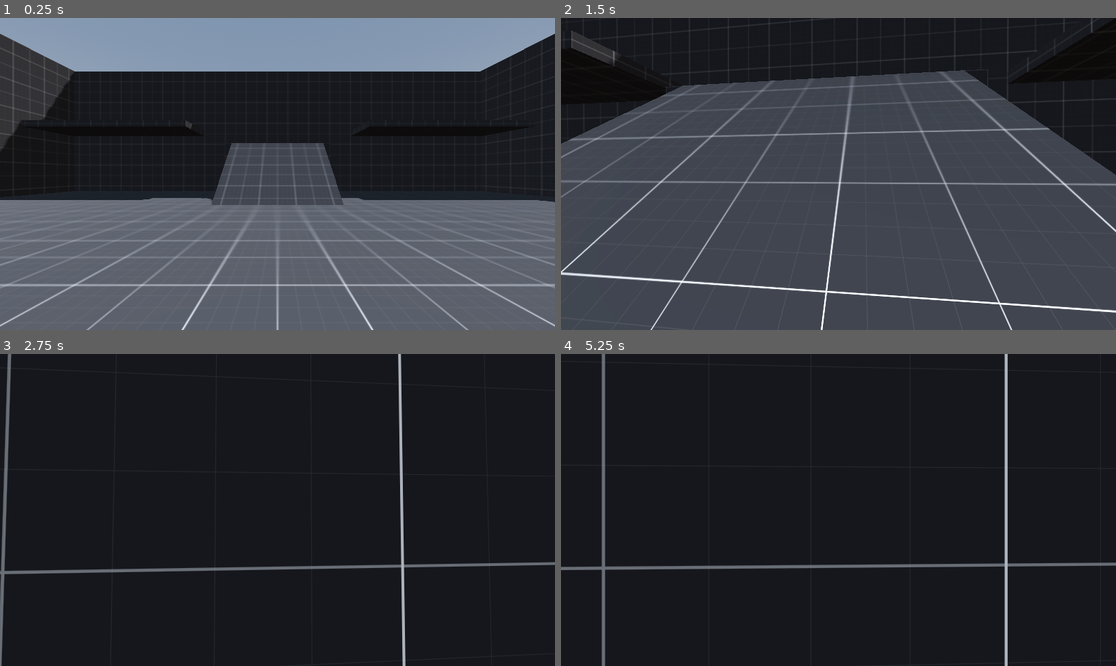
Above: before the commit, frames 1-4 (two rows, left to right).
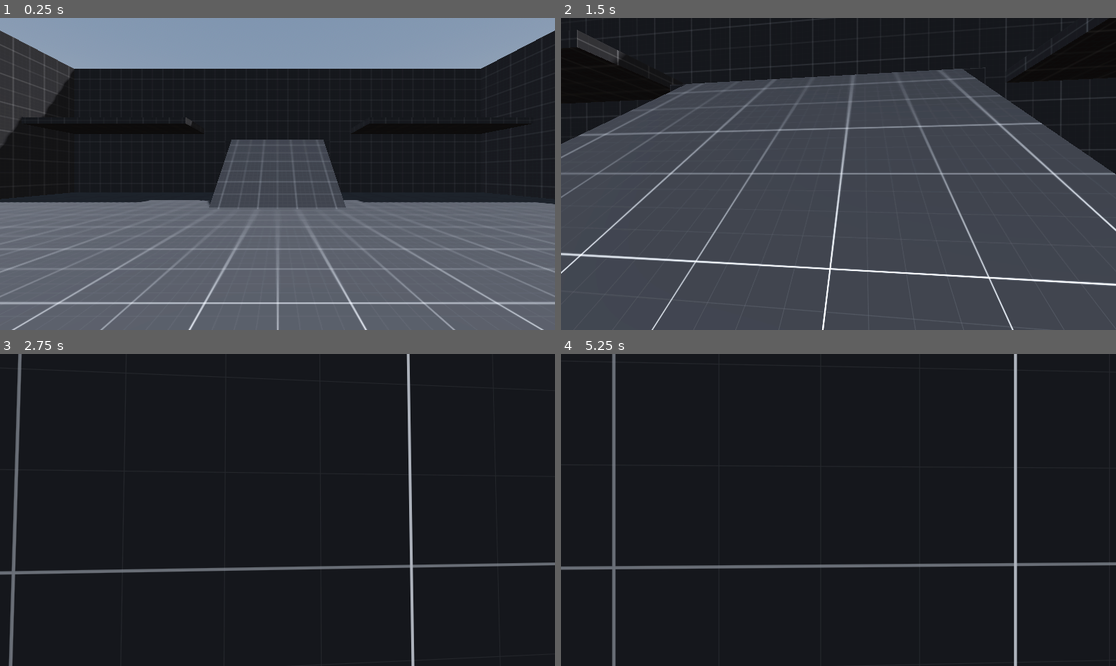
Above: after the commit, the same moments.

Repository: ryushen-tan/GodMode
Game: Godot game, scene res://Levels/Main/L_Main.tscn
Same seed, same stepped clock (60 frames per second), same inputs: the game is played once before the commit and once after it.
Inputs (mouse positions are in pixels of both pictures, inside the frame that each line leads up to):
- Up to frame 1 (0.25 s): no input
- Up to frame 2 (1.5 s): move the mouse to (866, 174) at 0.52 s; hold Shift (sprint) 0.53-1.28 s; hold W (move_forward) from 0.53 s (still down); click (866, 174) at 0.67 s; tap Space (jump) at 0.77 s; move the mouse to (810, 174) at 1.27 s; tap Shift (sprint) at 1.35 s
- Up to frame 3 (2.75 s): keep holding W (move_forward); tap Space (jump) at 1.52 s; move the mouse to (288, 503) at 2.02 s; hold Shift (sprint) from 2.03 s (still down)
- Up to frame 4 (5.25 s): keep holding W (move_forward); move the mouse to (832, 516) at 2.77 s; release Shift (sprint) at 2.78 s; tap Shift (sprint) at 2.85, 4.35 s; click (832, 516) at 2.92 s; tap Space (jump) at 3.02, 3.77, 4.52 s; move the mouse to (877, 513) at 3.52 s; hold Shift (sprint) 3.53-4.28 s; move the mouse to (794, 506) at 4.27 s; move the mouse to (844, 510) at 5.02 s; hold Shift (sprint) from 5.03 s (still down); click (844, 510) at 5.17 s

The runs differ from the first frame. In frame 1, 6.8% of the frame differs, in the area x 0-100%, y 4-100%; in frame 2, 5.9%; in frame 3, 2.9%; in frame 4, 3.2%.

Commit message:
godot file

Diff:
--- a/example_game/godot-FirstPersonStarter-main/Levels/Main/L_Main.tscn
+++ b/example_game/godot-FirstPersonStarter-main/Levels/Main/L_Main.tscn
@@ -69,164 +69,165 @@
 tonemap_mode = 2
 glow_enabled = true
 
-[node name="L_Main" type="Node3D"]
+[node name="L_Main" type="Node3D" unique_id=127289839]
 script = ExtResource("1_km1jj")
 
-[node name="Player" parent="." instance=ExtResource("1_qgept")]
+[node name="Player" parent="." unique_id=77986780 instance=ExtResource("1_qgept")]
 transform = Transform3D(1, 0, 0, 0, 1, 0, 0, 0, 1, 0, 2, 0)
 
-[node name="ArenaGeometry" type="Node3D" parent="."]
-
-[node name="Floor" parent="ArenaGeometry" instance=ExtResource("1_yb0tt")]
-
-[node name="Wall" parent="ArenaGeometry" instance=ExtResource("3_jw8hm")]
+[node name="ArenaGeometry" type="Node3D" parent="." unique_id=1696368159]
+
+[node name="Floor" parent="ArenaGeometry" unique_id=12353313 instance=ExtResource("1_yb0tt")]
+transform = Transform3D(1, 0, 0, 0, 1, 0, 0, 0, 1, 0.0029859543, -0.35585666, 0.2198925)
+
+[node name="Wall" parent="ArenaGeometry" unique_id=1091370665 instance=ExtResource("3_jw8hm")]
 transform = Transform3D(1, 0, 0, 0, 1, 0, 0, 0, 1, 0, 5.75, -20)
 
-[node name="Wall2" parent="ArenaGeometry" instance=ExtResource("3_jw8hm")]
+[node name="Wall2" parent="ArenaGeometry" unique_id=939521660 instance=ExtResource("3_jw8hm")]
 transform = Transform3D(1, 0, 0, 0, 1, 0, 0, 0, 1, 0, 5.75, 20)
 
-[node name="Wall3" parent="ArenaGeometry" instance=ExtResource("3_jw8hm")]
+[node name="Wall3" parent="ArenaGeometry" unique_id=1296887693 instance=ExtResource("3_jw8hm")]
 transform = Transform3D(0, 0, 1, 0, 1, 0, -1, 0, 0, 20, 5.75, 0)
 
-[node name="Wall4" parent="ArenaGeometry" instance=ExtResource("3_jw8hm")]
+[node name="Wall4" parent="ArenaGeometry" unique_id=528242808 instance=ExtResource("3_jw8hm")]
 transform = Transform3D(0, 0, 1, 0, 1, 0, -1, 0, 0, -20, 5.75, 0)
 
-[node name="Cube" type="MeshInstance3D" parent="ArenaGeometry"]
+[node name="Cube" type="MeshInstance3D" parent="ArenaGeometry" unique_id=1275519249]
 transform = Transform3D(1, 0, 0, 0, 1, 0, 0, 0, 1, 0, 2.25, -17.5)
 mesh = SubResource("BoxMesh_egctf")
 surface_material_override/0 = ExtResource("4_m7xar")
 
-[node name="StaticBody3D" type="StaticBody3D" parent="ArenaGeometry/Cube"]
-
-[node name="CollisionShape3D" type="CollisionShape3D" parent="ArenaGeometry/Cube/StaticBody3D"]
+[node name="StaticBody3D" type="StaticBody3D" parent="ArenaGeometry/Cube" unique_id=949170770]
+
+[node name="CollisionShape3D" type="CollisionShape3D" parent="ArenaGeometry/Cube/StaticBody3D" unique_id=1877078695]
 shape = SubResource("ConcavePolygonShape3D_4rksp")
 
-[node name="Slope1" type="MeshInstance3D" parent="ArenaGeometry"]
+[node name="Slope1" type="MeshInstance3D" parent="ArenaGeometry" unique_id=58148917]
 transform = Transform3D(1, 0, 0, 0, 0.766044, -0.642788, 0, 0.642788, 0.766044, 0, 0.315, -13.92)
 mesh = SubResource("BoxMesh_23v81")
 surface_material_override/0 = ExtResource("4_m7xar")
 
-[node name="StaticBody3D" type="StaticBody3D" parent="ArenaGeometry/Slope1"]
-
-[node name="CollisionShape3D" type="CollisionShape3D" parent="ArenaGeometry/Slope1/StaticBody3D"]
+[node name="StaticBody3D" type="StaticBody3D" parent="ArenaGeometry/Slope1" unique_id=89491146]
+
+[node name="CollisionShape3D" type="CollisionShape3D" parent="ArenaGeometry/Slope1/StaticBody3D" unique_id=1260649176]
 shape = SubResource("ConcavePolygonShape3D_mwbuo")
 
-[node name="Platform1" type="MeshInstance3D" parent="ArenaGeometry"]
+[node name="Platform1" type="MeshInstance3D" parent="ArenaGeometry" unique_id=1517596982]
 transform = Transform3D(1, 0, 0, 0, 1, 0, 0, 0, 1, -13.25, 5.75, -17.5)
 mesh = SubResource("BoxMesh_hf657")
 surface_material_override/0 = ExtResource("4_m7xar")
 
-[node name="StaticBody3D" type="StaticBody3D" parent="ArenaGeometry/Platform1"]
-
-[node name="CollisionShape3D" type="CollisionShape3D" parent="ArenaGeometry/Platform1/StaticBody3D"]
+[node name="StaticBody3D" type="StaticBody3D" parent="ArenaGeometry/Platform1" unique_id=1463987467]
+
+[node name="CollisionShape3D" type="CollisionShape3D" parent="ArenaGeometry/Platform1/StaticBody3D" unique_id=162487890]
 shape = SubResource("ConcavePolygonShape3D_makhu")
 
-[node name="Platform2" type="MeshInstance3D" parent="ArenaGeometry"]
+[node name="Platform2" type="MeshInstance3D" parent="ArenaGeometry" unique_id=774759520]
 transform = Transform3D(1, 0, 0, 0, 1, 0, 0, 0, 1, 13.25, 5.75, -17.5)
 mesh = SubResource("BoxMesh_hf657")
 surface_material_override/0 = ExtResource("4_m7xar")
 
-[node name="StaticBody3D" type="StaticBody3D" parent="ArenaGeometry/Platform2"]
-
-[node name="CollisionShape3D" type="CollisionShape3D" parent="ArenaGeometry/Platform2/StaticBody3D"]
+[node name="StaticBody3D" type="StaticBody3D" parent="ArenaGeometry/Platform2" unique_id=2136845092]
+
+[node name="CollisionShape3D" type="CollisionShape3D" parent="ArenaGeometry/Platform2/StaticBody3D" unique_id=1024545703]
 shape = SubResource("ConcavePolygonShape3D_makhu")
 
-[node name="Platform3" type="MeshInstance3D" parent="ArenaGeometry"]
+[node name="Platform3" type="MeshInstance3D" parent="ArenaGeometry" unique_id=594974486]
 transform = Transform3D(0, 0, 1, 0, 1, 0, -1, 0, 0, -17.5, 5.75, -1.75)
 mesh = SubResource("BoxMesh_ook3l")
 surface_material_override/0 = ExtResource("4_m7xar")
 
-[node name="StaticBody3D" type="StaticBody3D" parent="ArenaGeometry/Platform3"]
-
-[node name="CollisionShape3D" type="CollisionShape3D" parent="ArenaGeometry/Platform3/StaticBody3D"]
+[node name="StaticBody3D" type="StaticBody3D" parent="ArenaGeometry/Platform3" unique_id=1725090800]
+
+[node name="CollisionShape3D" type="CollisionShape3D" parent="ArenaGeometry/Platform3/StaticBody3D" unique_id=1904482592]
 shape = SubResource("ConcavePolygonShape3D_gl53m")
 
-[node name="Platform4" type="MeshInstance3D" parent="ArenaGeometry"]
+[node name="Platform4" type="MeshInstance3D" parent="ArenaGeometry" unique_id=638697517]
 transform = Transform3D(0, 0, 1, 0, 1, 0, -1, 0, 0, 17.5, 5.75, -1.75)
 mesh = SubResource("BoxMesh_ook3l")
 surface_material_override/0 = ExtResource("4_m7xar")
 
-[node name="StaticBody3D" type="StaticBody3D" parent="ArenaGeometry/Platform4"]
-
-[node name="CollisionShape3D" type="CollisionShape3D" parent="ArenaGeometry/Platform4/StaticBody3D"]
+[node name="StaticBody3D" type="StaticBody3D" parent="ArenaGeometry/Platform4" unique_id=1395015020]
+
+[node name="CollisionShape3D" type="CollisionShape3D" parent="ArenaGeometry/Platform4/StaticBody3D" unique_id=2012445138]
 shape = SubResource("ConcavePolygonShape3D_gl53m")
 
-[node name="Bridge" type="MeshInstance3D" parent="ArenaGeometry"]
+[node name="Bridge" type="MeshInstance3D" parent="ArenaGeometry" unique_id=508006056]
 transform = Transform3D(1, 0, 0, 0, 1, 0, 0, 0, 1, 0, 3.5, 13.5)
 mesh = SubResource("BoxMesh_qmaip")
 surface_material_override/0 = ExtResource("4_m7xar")
 
-[node name="StaticBody3D" type="StaticBody3D" parent="ArenaGeometry/Bridge"]
-
-[node name="CollisionShape3D" type="CollisionShape3D" parent="ArenaGeometry/Bridge/StaticBody3D"]
+[node name="StaticBody3D" type="StaticBody3D" parent="ArenaGeometry/Bridge" unique_id=441464524]
+
+[node name="CollisionShape3D" type="CollisionShape3D" parent="ArenaGeometry/Bridge/StaticBody3D" unique_id=14895667]
 shape = SubResource("ConcavePolygonShape3D_okliu")
 
-[node name="BridgePlat1" type="MeshInstance3D" parent="ArenaGeometry"]
+[node name="BridgePlat1" type="MeshInstance3D" parent="ArenaGeometry" unique_id=1122387212]
 transform = Transform3D(1, 0, 0, 0, 1, 0, 0, 0, 1, 18, 3.5, 17.5)
 mesh = SubResource("BoxMesh_wgm2j")
 surface_material_override/0 = ExtResource("4_m7xar")
 
-[node name="StaticBody3D" type="StaticBody3D" parent="ArenaGeometry/BridgePlat1"]
-
-[node name="CollisionShape3D" type="CollisionShape3D" parent="ArenaGeometry/BridgePlat1/StaticBody3D"]
+[node name="StaticBody3D" type="StaticBody3D" parent="ArenaGeometry/BridgePlat1" unique_id=1256725053]
+
+[node name="CollisionShape3D" type="CollisionShape3D" parent="ArenaGeometry/BridgePlat1/StaticBody3D" unique_id=1057030841]
 shape = SubResource("ConcavePolygonShape3D_ioobg")
 
-[node name="BridgePlat2" type="MeshInstance3D" parent="ArenaGeometry"]
+[node name="BridgePlat2" type="MeshInstance3D" parent="ArenaGeometry" unique_id=1080698811]
 transform = Transform3D(1, 0, 0, 0, 1, 0, 0, 0, 1, -18, 3.5, 17.5)
 mesh = SubResource("BoxMesh_wgm2j")
 surface_material_override/0 = ExtResource("4_m7xar")
 
-[node name="StaticBody3D" type="StaticBody3D" parent="ArenaGeometry/BridgePlat2"]
-
-[node name="CollisionShape3D" type="CollisionShape3D" parent="ArenaGeometry/BridgePlat2/StaticBody3D"]
+[node name="StaticBody3D" type="StaticBody3D" parent="ArenaGeometry/BridgePlat2" unique_id=281012453]
+
+[node name="CollisionShape3D" type="CollisionShape3D" parent="ArenaGeometry/BridgePlat2/StaticBody3D" unique_id=2098107310]
 shape = SubResource("ConcavePolygonShape3D_ioobg")
 
-[node name="BridgeSlope1" type="MeshInstance3D" parent="ArenaGeometry"]
+[node name="BridgeSlope1" type="MeshInstance3D" parent="ArenaGeometry" unique_id=366591237]
 transform = Transform3D(-0.866026, -0.5, 8.74228e-08, -0.5, 0.866025, -1.77636e-15, -7.57104e-08, -4.37114e-08, -1, 12.87, 1.66, 17.5)
 mesh = SubResource("BoxMesh_1xrj7")
 surface_material_override/0 = ExtResource("4_m7xar")
 
-[node name="StaticBody3D" type="StaticBody3D" parent="ArenaGeometry/BridgeSlope1"]
-
-[node name="CollisionShape3D" type="CollisionShape3D" parent="ArenaGeometry/BridgeSlope1/StaticBody3D"]
+[node name="StaticBody3D" type="StaticBody3D" parent="ArenaGeometry/BridgeSlope1" unique_id=1480407211]
+
+[node name="CollisionShape3D" type="CollisionShape3D" parent="ArenaGeometry/BridgeSlope1/StaticBody3D" unique_id=209371213]
 shape = SubResource("ConcavePolygonShape3D_mr3ar")
 
-[node name="BridgeSlope2" type="MeshInstance3D" parent="ArenaGeometry"]
+[node name="BridgeSlope2" type="MeshInstance3D" parent="ArenaGeometry" unique_id=1627028787]
 transform = Transform3D(0.866026, 0.5, 0, -0.5, 0.866025, 0, 0, 0, 1, -12.87, 1.66, 17.5)
 mesh = SubResource("BoxMesh_1xrj7")
 surface_material_override/0 = ExtResource("4_m7xar")
 
-[node name="StaticBody3D" type="StaticBody3D" parent="ArenaGeometry/BridgeSlope2"]
-
-[node name="CollisionShape3D" type="CollisionShape3D" parent="ArenaGeometry/BridgeSlope2/StaticBody3D"]
+[node name="StaticBody3D" type="StaticBody3D" parent="ArenaGeometry/BridgeSlope2" unique_id=1571782805]
+
+[node name="CollisionShape3D" type="CollisionShape3D" parent="ArenaGeometry/BridgeSlope2/StaticBody3D" unique_id=1759032245]
 shape = SubResource("ConcavePolygonShape3D_mr3ar")
 
-[node name="TooSteep1" type="MeshInstance3D" parent="ArenaGeometry"]
+[node name="TooSteep1" type="MeshInstance3D" parent="ArenaGeometry" unique_id=383881192]
 transform = Transform3D(-0.5, -0.866025, 8.74228e-08, -0.866025, 0.5, 0, -4.37114e-08, -7.57103e-08, -1, 16.5, 5.5, 8)
 mesh = SubResource("BoxMesh_006tu")
 surface_material_override/0 = ExtResource("4_m7xar")
 
-[node name="StaticBody3D" type="StaticBody3D" parent="ArenaGeometry/TooSteep1"]
-
-[node name="CollisionShape3D" type="CollisionShape3D" parent="ArenaGeometry/TooSteep1/StaticBody3D"]
+[node name="StaticBody3D" type="StaticBody3D" parent="ArenaGeometry/TooSteep1" unique_id=872756322]
+
+[node name="CollisionShape3D" type="CollisionShape3D" parent="ArenaGeometry/TooSteep1/StaticBody3D" unique_id=1659955415]
 shape = SubResource("ConcavePolygonShape3D_do582")
 
-[node name="TooSteep2" type="MeshInstance3D" parent="ArenaGeometry"]
+[node name="TooSteep2" type="MeshInstance3D" parent="ArenaGeometry" unique_id=2060154347]
 transform = Transform3D(0.5, 0.866025, 0, -0.866025, 0.5, 0, 0, 0, 1, -16.5, 5.5, 8)
 mesh = SubResource("BoxMesh_006tu")
 surface_material_override/0 = ExtResource("4_m7xar")
 
-[node name="StaticBody3D" type="StaticBody3D" parent="ArenaGeometry/TooSteep2"]
-
-[node name="CollisionShape3D" type="CollisionShape3D" parent="ArenaGeometry/TooSteep2/StaticBody3D"]
+[node name="StaticBody3D" type="StaticBody3D" parent="ArenaGeometry/TooSteep2" unique_id=377037785]
+
+[node name="CollisionShape3D" type="CollisionShape3D" parent="ArenaGeometry/TooSteep2/StaticBody3D" unique_id=907955031]
 shape = SubResource("ConcavePolygonShape3D_do582")
 
-[node name="Lighting" type="Node" parent="."]
-
-[node name="WorldEnvironment" type="WorldEnvironment" parent="Lighting"]
+[node name="Lighting" type="Node" parent="." unique_id=730945396]
+
+[node name="WorldEnvironment" type="WorldEnvironment" parent="Lighting" unique_id=594172533]
 environment = SubResource("Environment_7ofk6")
 
-[node name="DirectionalLight3D" type="DirectionalLight3D" parent="Lighting"]
+[node name="DirectionalLight3D" type="DirectionalLight3D" parent="Lighting" unique_id=1981990196]
 transform = Transform3D(-0.866025, -0.433013, 0.25, 0, 0.5, 0.866026, -0.5, 0.75, -0.433013, 0, 5, 0)
 shadow_enabled = true
 directional_shadow_max_distance = 250.0
Not shown: 1 places in example_game/godot-FirstPersonStarter-main/Levels/Main/L_Main.tscn that only renumber resources
